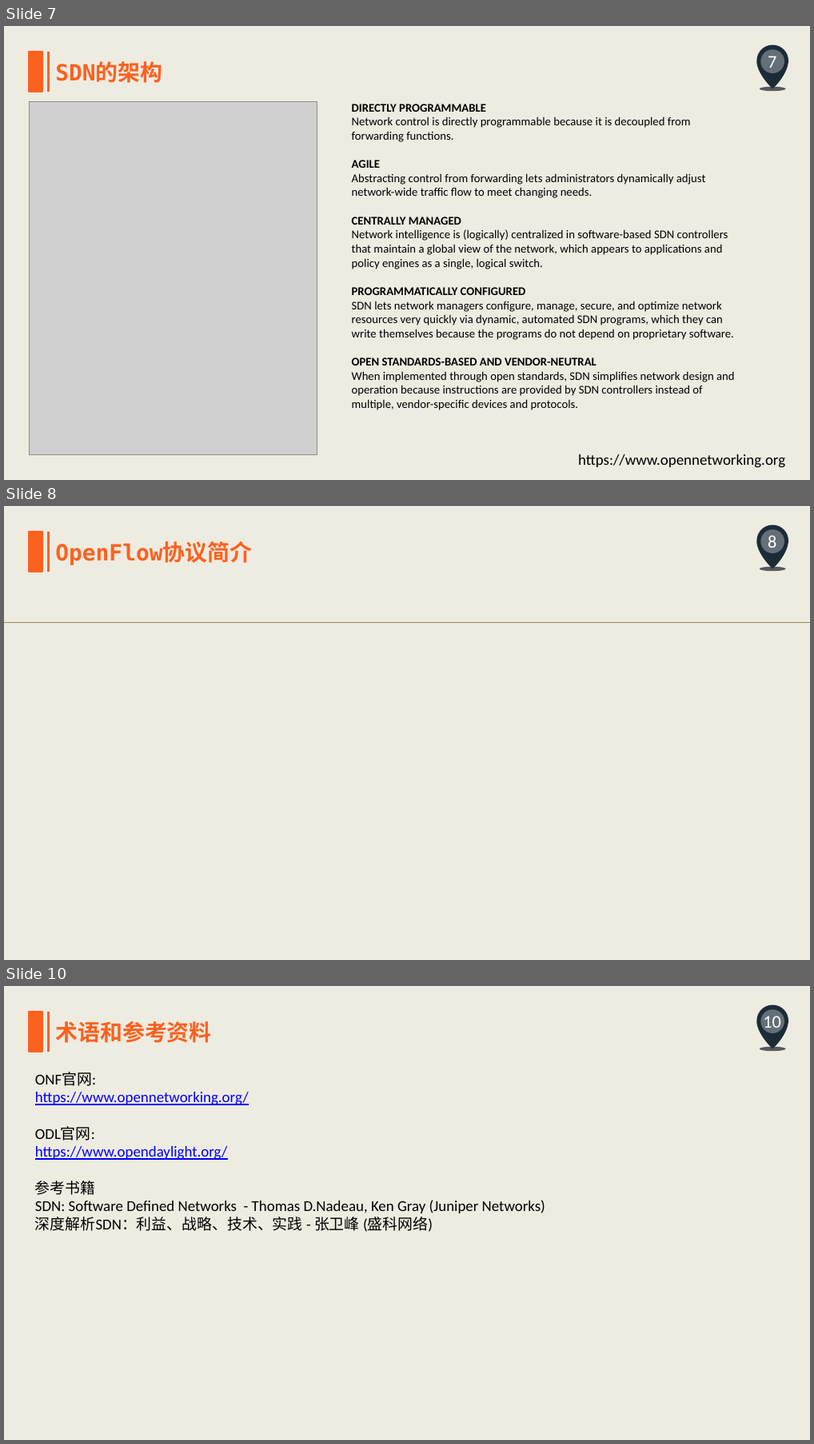
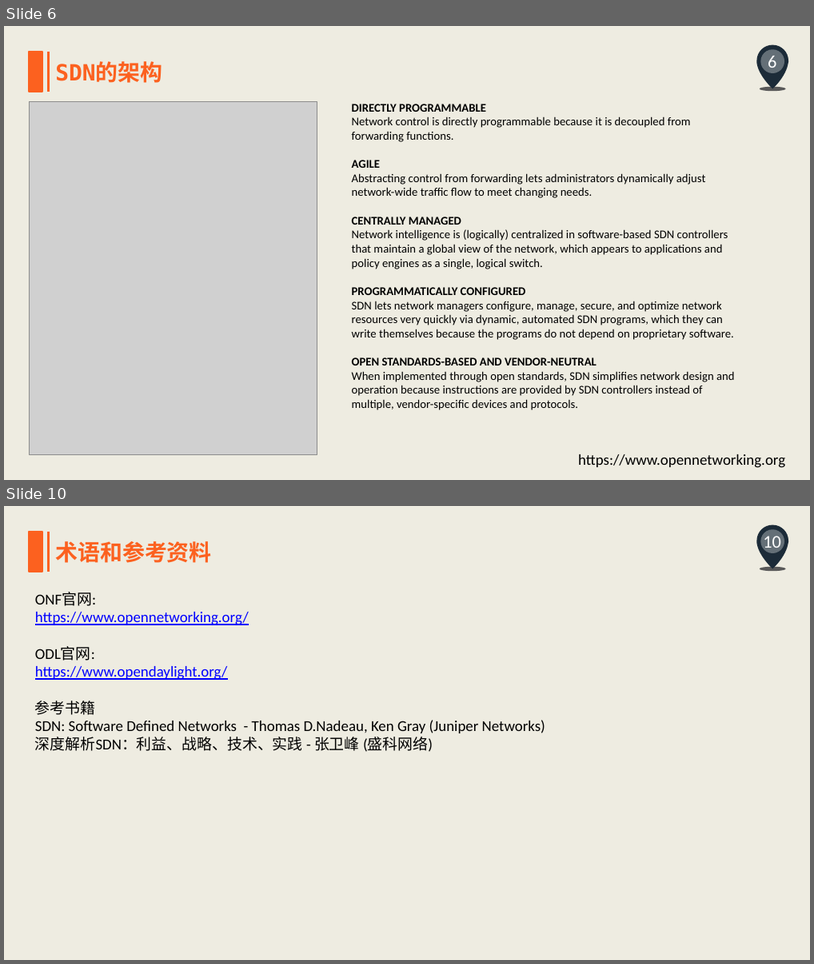
Before and after one commit to ZhouRock/NewTechnology, a slide deck: SDN/SDN入门之旅.pptx. Shown one above the other, each under a label of ours: slides 7, 8 and 10 before the commit, slides 6 and 10 after it; the slides between them are not shown. The pictures are 814x1444 and 814x964 pixels, drawn with LibreOffice and Linux fonts; fonts in the diff are those of the drawing; grey boxes stand for pictures. Boxes give left, top, right and bottom in pixels: in the first picture for what was removed or moved away, otherwise in the second. Text is boxed around its words. In the diff, an @@ line names an element or a change of style, - is before the commit and + after.

```diff
--- a/SDN/SDN入门之旅.pptx
+++ b/SDN/SDN入门之旅.pptx
@@ slide 8 removed at <box>4,506,810,960</box>, background #EEECE1; not listed: 3 template elements that a slide beside it also shows @@
@@ rectangle removed at <box>29,532,42,572</box> @@
@@ line removed from (48, 532) to (48, 572) @@
@@ text removed at <box>55,542,252,564</box> @@
-OpenFlow协议简介
@@ page number removed at <box>768,536,777,553</box> @@
-8
@@ line removed from (4, 622) to (810, 622) @@
@@ what was slide 7 is now slide 6 @@
@@ page number at <box>768,56,777,73</box>: text changed @@
-7
+6
```
Also in this commit, not shown: 3 slides changed, 2 slides added, 1 other slide removed, 1 other file.
